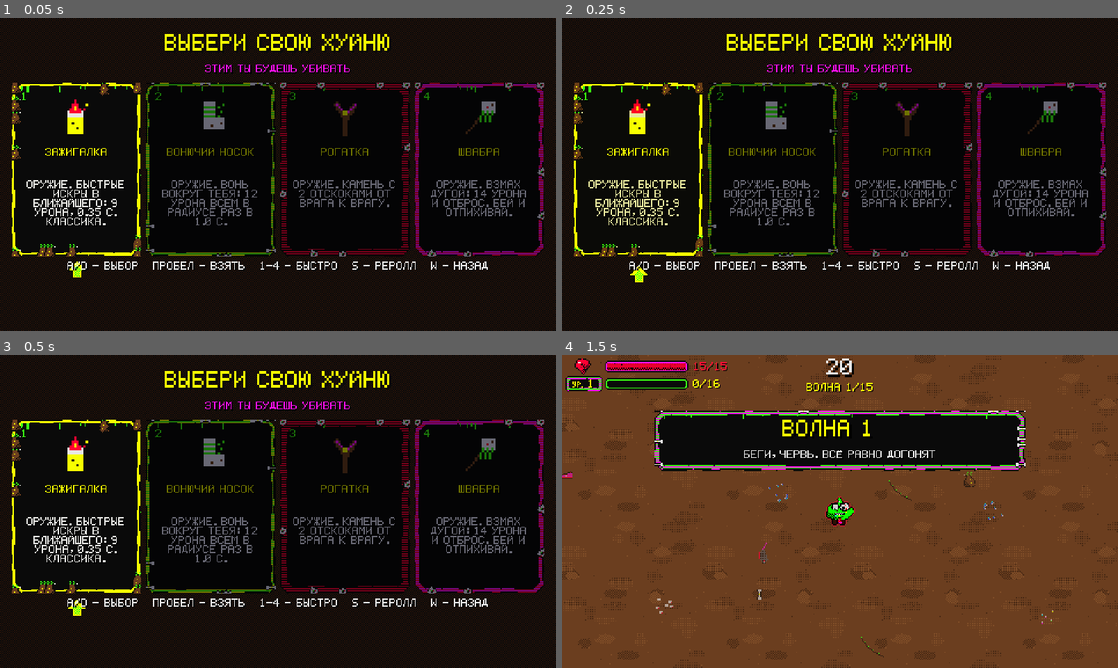
Above: before the commit, frames 1-4 (two rows, left to right).
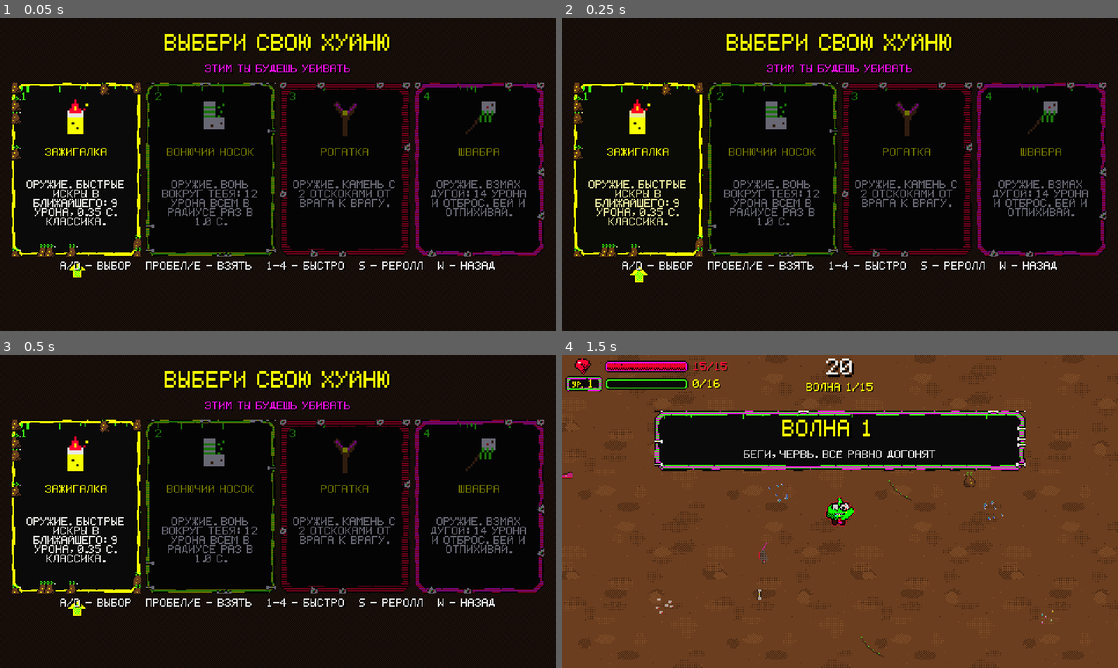
Above: after the commit, the same moments.

Repository: Gepackstuck/Stinky_Dumpster_Survivors
Game: Godot game, scene res://scenes/levels/main.tscn
Two runs of this game, one before a commit and one after it. Both use one fixed random seed, a clock stepped at 60 frames per second and the inputs below.
Inputs (mouse positions are in pixels of both pictures, inside the frame that each line leads up to):
- Up to frame 1 (0.05 s): no input
- Up to frame 2 (0.25 s): no input
- Up to frame 3 (0.5 s): no input
- Up to frame 4 (1.5 s): click "1" at 0.5 s; tap Enter at 1.25 s; move the mouse to (962, 495) at 1.27 s; hold D (move_right) from 1.28 s (still down); hold Space (ui_accept) from 1.28 s (still down)

The runs differ from the first frame. In frame 1, 0.8% of the frame differs, in the area x 10-90%, y 77-81%; in frame 2, 0.8%; in frame 3, 0.8%; in frame 4, nothing differs.

Commit message:
feat: кнопки нажимаются на пробел, Enter и E
Co-Authored-By: Claude Sonnet 5.5 <noreply@anthropic.com>
Claude-Session: https://claude.ai/code/session_01GvQcLtpmeq9xDjqGAM3qCT

Diff:
--- a/project.godot
+++ b/project.godot
@@ -37,6 +37,16 @@
 theme/custom="res://assets/ui/theme.tres"
 
 [input]
+
+ui_accept={
+"deadzone": 0.2,
+"events": [Object(InputEventKey,"resource_local_to_scene":false,"resource_name":"","device":-1,"window_id":0,"alt_pressed":false,"shift_pressed":false,"ctrl_pressed":false,"meta_pressed":false,"pressed":false,"keycode":0,"physical_keycode":32,"key_label":0,"unicode":0,"location":0,"echo":false,"script":null)
+, Object(InputEventKey,"resource_local_to_scene":false,"resource_name":"","device":-1,"window_id":0,"alt_pressed":false,"shift_pressed":false,"ctrl_pressed":false,"meta_pressed":false,"pressed":false,"keycode":0,"physical_keycode":4194309,"key_label":0,"unicode":0,"location":0,"echo":false,"script":null)
+, Object(InputEventKey,"resource_local_to_scene":false,"resource_name":"","device":-1,"window_id":0,"alt_pressed":false,"shift_pressed":false,"ctrl_pressed":false,"meta_pressed":false,"pressed":false,"keycode":0,"physical_keycode":4194310,"key_label":0,"unicode":0,"location":0,"echo":false,"script":null)
+, Object(InputEventKey,"resource_local_to_scene":false,"resource_name":"","device":-1,"window_id":0,"alt_pressed":false,"shift_pressed":false,"ctrl_pressed":false,"meta_pressed":false,"pressed":false,"keycode":0,"physical_keycode":69,"key_label":0,"unicode":0,"location":0,"echo":false,"script":null)
+, Object(InputEventJoypadButton,"resource_local_to_scene":false,"resource_name":"","device":-1,"button_index":0,"pressure":0.0,"pressed":true,"script":null)
+]
+}
 
 move_up={
 "deadzone": 0.2,
--- a/scenes/ui/level_up_screen.tscn
+++ b/scenes/ui/level_up_screen.tscn
@@ -113,7 +113,7 @@
 offset_top = 210.0
 offset_right = 480.0
 offset_bottom = 219.0
-text = "A/D - ВЫБОР   ПРОБЕЛ - ВЗЯТЬ   1-4 - БЫСТРО   S - РЕРОЛЛ   W - НАЗАД"
+text = "A/D - ВЫБОР   ПРОБЕЛ/E - ВЗЯТЬ   1-4 - БЫСТРО   S - РЕРОЛЛ   W - НАЗАД"
 horizontal_alignment = 1
 theme_override_colors/font_color = Color(0.909804, 0.909804, 0.909804, 1)
 theme_override_colors/font_shadow_color = Color(0, 0, 0, 1)
--- a/scripts/ui/level_up_screen.gd
+++ b/scripts/ui/level_up_screen.gd
@@ -13,8 +13,8 @@
 @onready var _stats: Label = $Root/Stats
 @onready var _hint: Label = $Root/Hint
 
-const HINT_CARDS: String = "A/D - ВЫБОР   ПРОБЕЛ - ВЗЯТЬ   1-4 - БЫСТРО   S - РЕРОЛЛ   W - НАЗАД"
-const HINT_READY: String = "ПРОБЕЛ - В БОЙ"
+const HINT_CARDS: String = "A/D - ВЫБОР   ПРОБЕЛ/E - ВЗЯТЬ   1-4 - БЫСТРО   S - РЕРОЛЛ   W - НАЗАД"
+const HINT_READY: String = "ПРОБЕЛ/E - В БОЙ"
 
 const PERK_MARK: int = 0  # в очереди: 0 = бесплатный перк/оружие Ларька, >0 = уровень (карточка статов)
 
